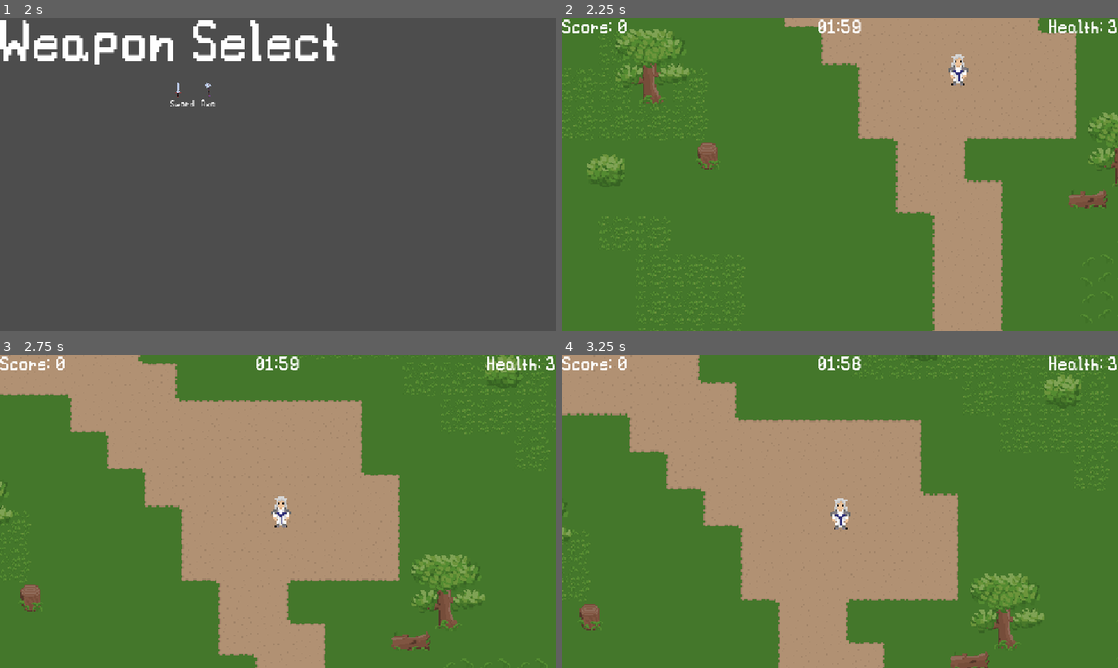
Above: before the commit, frames 1-4 (two rows, left to right).
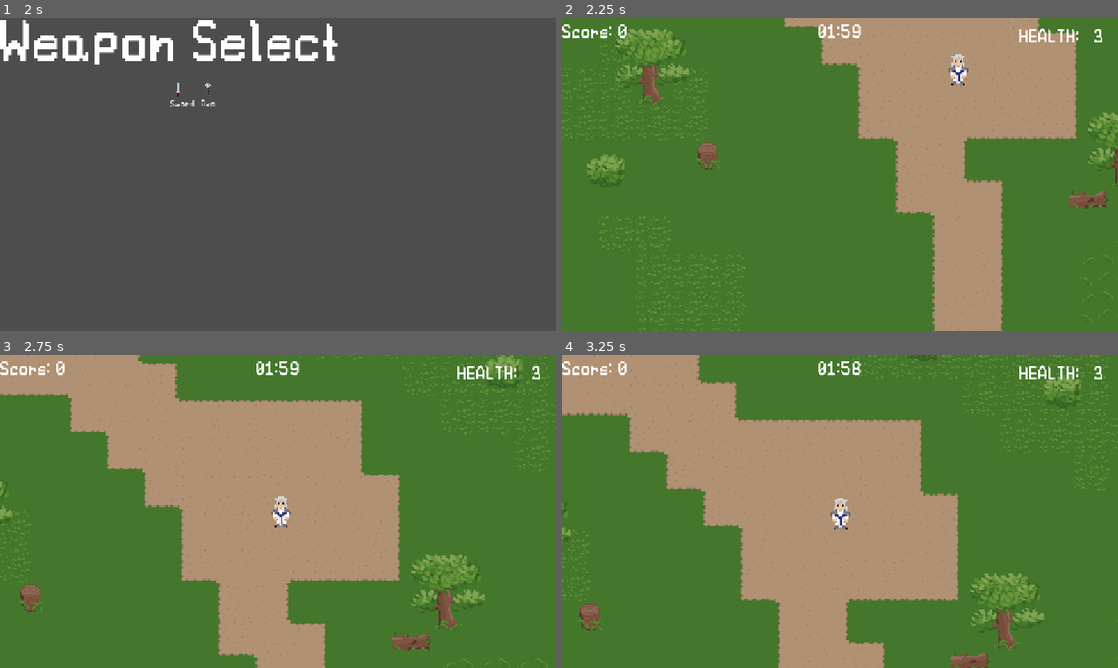
Above: after the commit, the same moments.

Repository: SethDotOrg/smallgame
Game: Godot game, scene res://Scenes/UI/main_menu.tscn
The game is run twice, just before and just after one commit, with the same random seed, the same clock (stepped at 60 frames per second) and the same inputs.
Inputs:
- Up to frame 1 (2 s): click "Start Game" at 0.5 s; click "Forest" at 1.25 s
- Up to frame 2 (2.25 s): click "Sword" at 2 s
- Up to frame 3 (2.75 s): no input
- Up to frame 4 (3.25 s): tap Enter at 2.75 s; hold Up (attack_up) from 2.78 s (still down); hold Space (secondary_attack) from 2.78 s (still down)

Frame 1 is identical in both runs. In frame 2, 0.9% of the frame differs, in the area x 0-100%, y 0-8%; in frame 3, 0.9%; in frame 4, 0.9%.

Commit message:
add ability to control whether player can move via function. and fix gameover bugs and add buttons to retry and get to main menu

Diff:
--- a/Scenes/Player/player.tscn
+++ b/Scenes/Player/player.tscn
@@ -146,7 +146,7 @@
 position = Vector2(0, -7)
 scale = Vector2(1.4, 1.4)
 sprite_frames = SubResource("SpriteFrames_8erm5")
-animation = &"Idle"
+animation = &"Run"
 
 [node name="APHitFlash" type="AnimationPlayer" parent="AnimatedSprite2D"]
 libraries = {
--- a/Scenes/UI/live_ui.tscn
+++ b/Scenes/UI/live_ui.tscn
@@ -1,9 +1,10 @@
-[gd_scene load_steps=8 format=3 uid="uid://debiea02el5yl"]
+[gd_scene load_steps=15 format=3 uid="uid://debiea02el5yl"]
 
 [ext_resource type="Script" uid="uid://d21rgxc5hqn8y" path="res://Scripts/UI/score.gd" id="1_qerha"]
 [ext_resource type="Script" uid="uid://di8ql7soax7hj" path="res://Scripts/UI/live_ui.gd" id="1_usgl1"]
 [ext_resource type="Script" uid="uid://dd7j8ghakp0b1" path="res://Scripts/UI/time.gd" id="2_usgl1"]
 [ext_resource type="Script" uid="uid://bnqt62r0yp4he" path="res://Scripts/UI/health.gd" id="3_b1sxw"]
+[ext_resource type="Texture2D" uid="uid://dbuvojtahb1yo" path="res://Sprites/UI/Heart.png" id="5_b1sxw"]
 
 [sub_resource type="LabelSettings" id="LabelSettings_d1ess"]
 font_size = 32
@@ -15,6 +16,52 @@
 font_size = 40
 font_color = Color(0.921154, 0.920709, 0, 1)
 shadow_color = Color(0, 0, 0, 1)
+
+[sub_resource type="AtlasTexture" id="AtlasTexture_d3tyq"]
+atlas = ExtResource("5_b1sxw")
+region = Rect2(0, 0, 16, 16)
+
+[sub_resource type="AtlasTexture" id="AtlasTexture_rtoc7"]
+atlas = ExtResource("5_b1sxw")
+region = Rect2(16, 0, 16, 16)
+
+[sub_resource type="AtlasTexture" id="AtlasTexture_bvwb6"]
+atlas = ExtResource("5_b1sxw")
+region = Rect2(32, 0, 16, 16)
+
+[sub_resource type="AtlasTexture" id="AtlasTexture_krkre"]
+atlas = ExtResource("5_b1sxw")
+region = Rect2(48, 0, 16, 16)
+
+[sub_resource type="AtlasTexture" id="AtlasTexture_leeu4"]
+atlas = ExtResource("5_b1sxw")
+region = Rect2(64, 0, 16, 16)
+
+[sub_resource type="SpriteFrames" id="SpriteFrames_jsas2"]
+animations = [{
+"frames": [{
+"duration": 1.0,
+"texture": SubResource("AtlasTexture_d3tyq")
+}, {
+"duration": 1.0,
+"texture": SubResource("AtlasTexture_rtoc7")
+}, {
+"duration": 1.0,
+"texture": SubResource("AtlasTexture_bvwb6")
+}, {
+"duration": 1.0,
+"texture": SubResource("AtlasTexture_krkre")
+}, {
+"duration": 1.0,
+"texture": SubResource("AtlasTexture_leeu4")
+}, {
+"duration": 1.0,
+"texture": null
+}],
+"loop": false,
+"name": &"heartbreak",
+"speed": 5.0
+}]
 
 [node name="LiveUI" type="Control"]
 process_mode = 1
@@ -28,8 +75,9 @@
 
 [node name="Score" type="Label" parent="."]
 layout_mode = 0
-offset_right = 121.0
-offset_bottom = 45.0
+offset_top = 10.0
+offset_right = 136.0
+offset_bottom = 55.0
 text = "Score: 0"
 label_settings = SubResource("LabelSettings_d1ess")
 script = ExtResource("1_qerha")
@@ -39,9 +87,10 @@
 anchors_preset = 5
 anchor_left = 0.5
 anchor_right = 0.5
-offset_left = -41.0
-offset_right = 41.0
-offset_bottom = 45.0
+offset_left = -44.0
+offset_top = 10.0
+offset_right = 44.0
+offset_bottom = 55.0
 grow_horizontal = 2
 text = "00:00"
 label_settings = SubResource("LabelSettings_xm13k")
@@ -67,16 +116,50 @@
 text = "GAME OVER"
 label_settings = SubResource("LabelSettings_fkybt")
 
+[node name="Retry" type="Button" parent="GameOver"]
+process_mode = 2
+layout_mode = 0
+offset_left = 48.0
+offset_top = 55.5
+offset_right = 157.0
+offset_bottom = 79.5
+focus_neighbor_top = NodePath("../MainMenu")
+focus_neighbor_bottom = NodePath("../MainMenu")
+text = "MENU_RETRY"
+
+[node name="MainMenu" type="Button" parent="GameOver"]
+process_mode = 2
+layout_mode = 0
+offset_left = 28.0
+offset_top = 95.5
+offset_right = 178.0
+offset_bottom = 119.5
+focus_neighbor_top = NodePath("../Retry")
+focus_neighbor_bottom = NodePath("../Retry")
+text = "MENU_EXIT_TO_MAIN_MENU"
+
 [node name="Health" type="Label" parent="."]
 layout_mode = 1
 anchors_preset = 1
 anchor_left = 1.0
 anchor_right = 1.0
-offset_left = -139.0
-offset_bottom = 45.0
+offset_left = -205.19
+offset_top = 19.5
+offset_right = -29.1899
+offset_bottom = 64.5
 grow_horizontal = 0
-text = "Health: 3"
+text = "HEALTH:   3"
 label_settings = SubResource("LabelSettings_d1ess")
 script = ExtResource("3_b1sxw")
 
+[node name="Heart" type="AnimatedSprite2D" parent="Health"]
+z_index = -1
+position = Vector2(163.19, 19.5)
+scale = Vector2(5, 5)
+sprite_frames = SubResource("SpriteFrames_jsas2")
+animation = &"heartbreak"
+
 [connection signal="timeout" from="Time/GameTime" to="." method="_on_game_time_timeout"]
+[connection signal="pressed" from="GameOver/Retry" to="." method="_on_retry_pressed"]
+[connection signal="pressed" from="GameOver/MainMenu" to="." method="_on_main_menu_pressed"]
+[connection signal="health_hits_zero" from="Health" to="." method="_on_health_health_hits_zero"]
--- a/Scenes/Weapons/Axe.tscn
+++ b/Scenes/Weapons/Axe.tscn
@@ -82,6 +82,23 @@
 "update": 1,
 "values": [true]
 }
+tracks/6/type = "method"
+tracks/6/imported = false
+tracks/6/enabled = true
+tracks/6/path = NodePath(".")
+tracks/6/interp = 1
+tracks/6/loop_wrap = true
+tracks/6/keys = {
+"times": PackedFloat32Array(0, 0.466667),
+"transitions": PackedFloat32Array(1, 1),
+"values": [{
+"args": [],
+"method": &"stop_player"
+}, {
+"args": [],
+"method": &"resume_player"
+}]
+}
 
 [sub_resource type="Animation" id="Animation_sg0m5"]
 resource_name = "Attack2"
@@ -170,6 +187,23 @@
 "update": 0,
 "values": [Vector2(1, 1), Vector2(3.08, 1.815), Vector2(3.08, 1.815), Vector2(1, 1)]
 }
+tracks/7/type = "method"
+tracks/7/imported = false
+tracks/7/enabled = true
+tracks/7/path = NodePath(".")
+tracks/7/interp = 1
+tracks/7/loop_wrap = true
+tracks/7/keys = {
+"times": PackedFloat32Array(0, 0.466667),
+"transitions": PackedFloat32Array(1, 1),
+"values": [{
+"args": [],
+"method": &"stop_player"
+}, {
+"args": [],
+"method": &"resume_player"
+}]
+}
 
 [sub_resource type="Animation" id="Animation_q5vg7"]
 length = 0.001
--- a/Scenes/Weapons/Sword.tscn
+++ b/Scenes/Weapons/Sword.tscn
@@ -118,6 +118,23 @@
 "transitions": PackedFloat32Array(1, 1),
 "update": 1,
 "values": [true, false]
+}
+tracks/9/type = "method"
+tracks/9/imported = false
+tracks/9/enabled = true
+tracks/9/path = NodePath(".")
+tracks/9/interp = 1
+tracks/9/loop_wrap = true
+tracks/9/keys = {
+"times": PackedFloat32Array(0, 0.233333),
+"transitions": PackedFloat32Array(1, 1),
+"values": [{
+"args": [],
+"method": &"stop_player"
+}, {
+"args": [],
+"method": &"resume_player"
+}]
 }
 
 [sub_resource type="Animation" id="Animation_a54vs"]
@@ -195,6 +212,23 @@
 "update": 1,
 "values": [true]
 }
+tracks/6/type = "method"
+tracks/6/imported = false
+tracks/6/enabled = true
+tracks/6/path = NodePath(".")
+tracks/6/interp = 1
+tracks/6/loop_wrap = true
+tracks/6/keys = {
+"times": PackedFloat32Array(0, 0.3),
+"transitions": PackedFloat32Array(1, 1),
+"values": [{
+"args": [],
+"method": &"stop_player"
+}, {
+"args": [],
+"method": &"resume_player"
+}]
+}
 
 [sub_resource type="Animation" id="Animation_l8vww"]
 length = 0.001
--- a/Scripts/PlayerStateMachine/idle.gd
+++ b/Scripts/PlayerStateMachine/idle.gd
@@ -13,6 +13,8 @@
 	return null
 
 func process_physics(delta: float) -> State:
+	if check_movement():
+		return walk_state
 	parent.move_and_slide()
 	return null
 
--- a/Scripts/UI/base_ui.gd
+++ b/Scripts/UI/base_ui.gd
@@ -12,14 +12,14 @@
 	current_state = MENU_STATES.LIVE_STATE
 
 func _unhandled_input(_event):
-	if Input.is_action_just_pressed("pause") and current_state == MENU_STATES.LIVE_STATE:
+	if Input.is_action_just_pressed("pause") and current_state == MENU_STATES.LIVE_STATE and GlobalVariables.can_pause == true:
 		print("pause in live")
 		_ui_hide_switch()
 		await get_tree().create_timer(0.1).timeout #seconds
 		current_state = MENU_STATES.PAUSE_STATE
 		get_tree().paused = true #pause the game but not the things marked as not being able to in the inspector
 		Input.set_mouse_mode(Input.MOUSE_MODE_VISIBLE) #this allows the mouse to be seen :>
-	if Input.is_action_just_pressed("pause") and current_state == MENU_STATES.PAUSE_STATE:
+	if Input.is_action_just_pressed("pause") and current_state == MENU_STATES.PAUSE_STATE and GlobalVariables.can_pause == true:
 		print("pause in pause")
 		handle_game_resume()
 
--- a/Scripts/UI/health.gd
+++ b/Scripts/UI/health.gd
@@ -1,4 +1,18 @@
 extends Label
 
+@onready var heart: AnimatedSprite2D = $Heart
+signal health_hits_zero
+
+func _ready():
+	heart.visible = false
+	await heart.animation_finished
+	heart.visible = true
+
 func _set_health(health):
-	self.text = "Health: "+ str(health)
+	self.text = "HEALTH:   "+ str(health)
+	heart.play("heartbreak")
+	check_health_hit_zero(health)
+
+func check_health_hit_zero(health):
+	if health <= 0:
+		emit_signal("health_hits_zero")
--- a/Scripts/UI/live_ui.gd
+++ b/Scripts/UI/live_ui.gd
@@ -1,4 +1,7 @@
 extends Control
+
+@onready var retry_button: Button = $GameOver/Retry
+#@onready var main_menu_button: Button = $GameOver/MainMenu
 
 func get_score_ui():
 	return get_node("Score")
@@ -8,5 +11,20 @@
 	return get_node("Health")
 
 func _on_game_time_timeout():
+	_handle_game_over()
+func _on_health_health_hits_zero():
+	_handle_game_over()
+
+func _handle_game_over():
+	GlobalVariables.can_pause = false
+	Input.set_mouse_mode(Input.MOUSE_MODE_VISIBLE)
 	get_game_over_ui().visible = true
 	get_tree().paused = true
+	retry_button.grab_focus()
+
+
+func _on_retry_pressed():
+	get_tree().change_scene_to_file("res://Scenes/game.tscn")
+	GlobalVariables.can_pause = true
+func _on_main_menu_pressed():
+	get_tree().change_scene_to_file("res://Scenes/UI/main_menu.tscn")
--- a/Scripts/UI/main_menu.gd
+++ b/Scripts/UI/main_menu.gd
@@ -9,6 +9,7 @@
 	Input.set_mouse_mode(Input.MOUSE_MODE_VISIBLE)
 	_start_button.grab_focus()
 	get_tree().paused = false
+	GlobalVariables.can_pause = true
 
 
 func _on_start_pressed():
--- a/Scripts/Weapons/BaseWeapon.gd
+++ b/Scripts/Weapons/BaseWeapon.gd
@@ -127,3 +127,8 @@
 	weapon_hit_spark.emitting = true
 	get_tree().current_scene.add_child(weapon_hit_spark)
 	hit_spark_sound.playing = true
+
+func stop_player():
+	get_parent().stop_player()
+func resume_player():
+	get_parent().resume_player()
--- a/Scripts/Weapons/weapon_manager.gd
+++ b/Scripts/Weapons/weapon_manager.gd
@@ -18,7 +18,10 @@
 
 func set_player_speed(player_speed: int):
 	get_parent().set_speed(player_speed)
-
+func stop_player():
+	get_parent().stop_player()
+func resume_player():
+	get_parent().resume_player()
 func apply_position_change_up(amount:float):
 	get_parent().apply_position_change_up(amount)
 func apply_position_change_down(amount:float):
--- a/Scripts/global_variables.gd
+++ b/Scripts/global_variables.gd
@@ -12,6 +12,8 @@
 #player upgrades
 var health: int
 
+#UI
+var can_pause = true
 func update_score_ui():
 	var UI = get_node("../Game/UI")
 	UI.get_score_ui().update_score()
--- a/Scripts/player.gd
+++ b/Scripts/player.gd
@@ -21,7 +21,7 @@
 
 var health: int
 var speed: int # How fast the player will move (pixels/sec).
-
+var orig_speed: int #saved speed for speed changes
 
 func _ready():
 	_state_machine.init(self)
@@ -92,6 +92,12 @@
 
 func set_speed(player_speed: int):
 	speed = player_speed
+	orig_speed = player_speed
+
+func stop_player():
+	speed = 0
+func resume_player():
+	speed = orig_speed
 
 func apply_position_change_up(amount:float):
 	position.y = position.y - amount
--- a/TranslationsFiles/SmallGameWords.csv
+++ b/TranslationsFiles/SmallGameWords.csv
@@ -4,6 +4,7 @@
 MENU_EXIT,Exit,,,,,,
 MENU_RESUME,Resume,,,,,,
 MENU_EXIT_TO_MAIN_MENU,Exit To Main Menu,,,,,,
+MENU_RETRY,Retry,,,,,,
 MENU_AUDIO_OPTIONS,Audio Options,,,,,,
 CONTROL_ATTACK_UP,Attack Up,,,,,,
 ATTACK_UP,Up Arrow Key,,,,,,
Binary file added: Sprites/UI/Heart.png
Not shown, added: Sprites/UI/Heart.png.import
Binary file changed: TranslationsFiles/SmallGameWords.cmn.translation
Binary file changed: TranslationsFiles/SmallGameWords.de.translation
Binary file changed: TranslationsFiles/SmallGameWords.en.translation
Binary file changed: TranslationsFiles/SmallGameWords.es.translation
Binary file changed: TranslationsFiles/SmallGameWords.fr.translation
Binary file changed: TranslationsFiles/SmallGameWords.ja.translation
Binary file changed: TranslationsFiles/SmallGameWords.zh.translation
